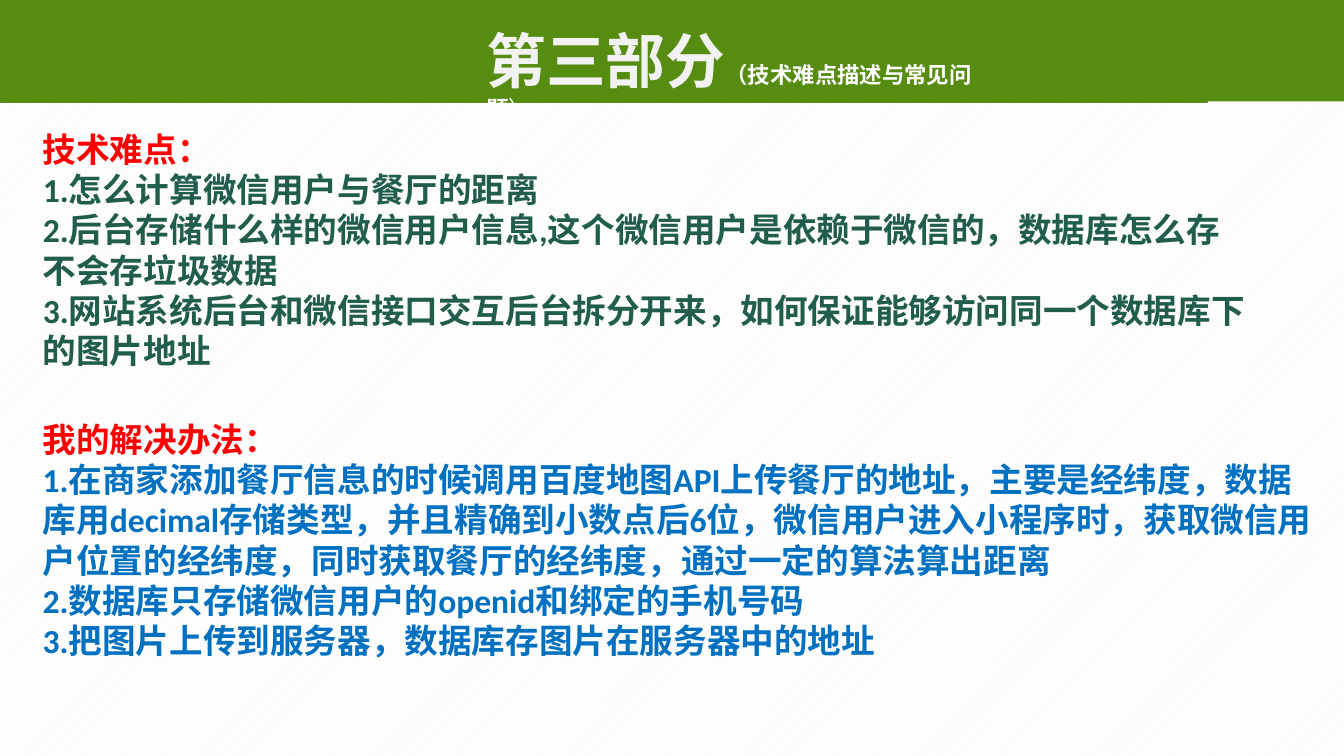
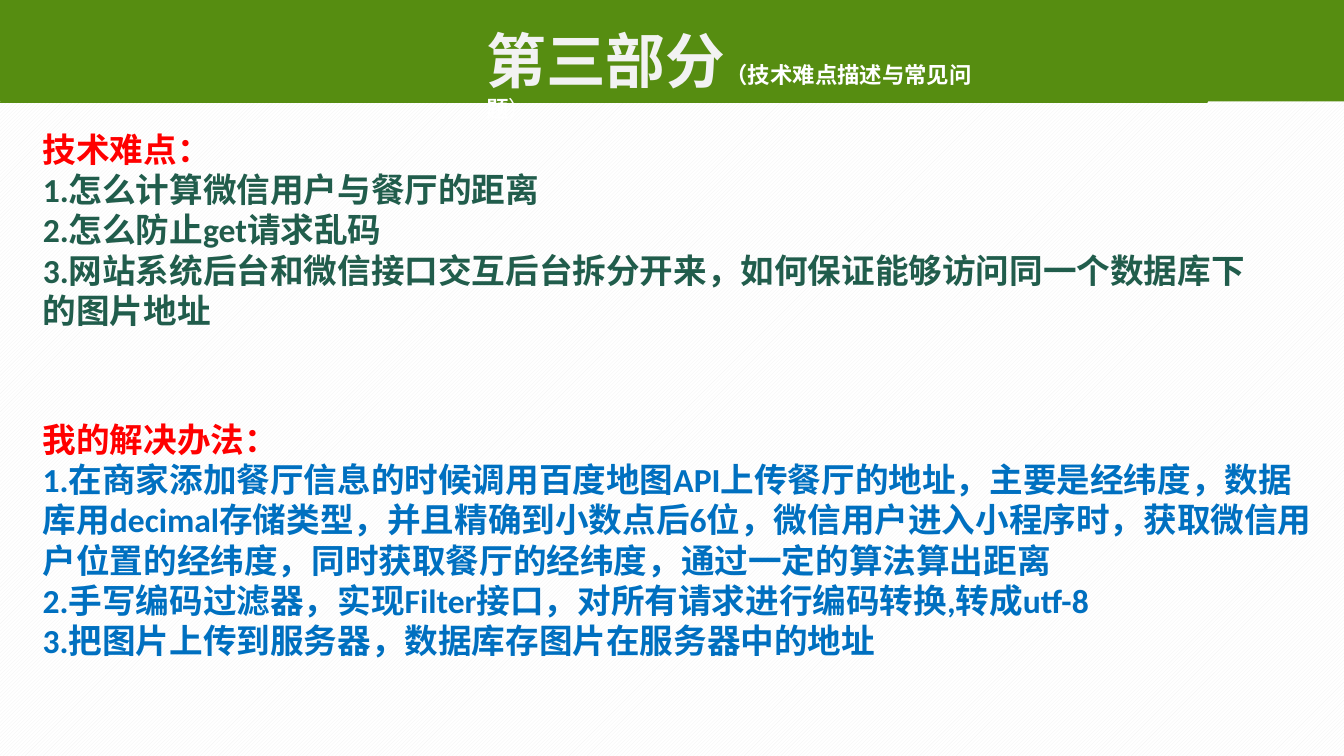
Before and after one commit to ChenChenJH/easyUI, a slide deck: slide 10 of 期末答辩ppt.pptx. Drawn at 1344x756 pixels with LibreOffice and Linux fonts; fonts in the diff are those of the drawing; background and template pictures are left out. Boxes give left, top, right and bottom in pixels: in the first picture for what was removed or moved away, otherwise in the second. Text is boxed around its words. In the diff, an @@ line names an element or a change of style, - is before the commit and + after.

Commit message:
2018/1/17 22:48:00

```diff
--- a/期末答辩ppt.pptx
+++ b/期末答辩ppt.pptx
@@ text at (x1=43, y1=215, x2=382, y2=248): text changed @@
-2.后台存储什么样的微信用户信息,这个微信用户是依赖于微信的，数据库怎么存不会存垃圾数据
+2.怎么防止get请求乱码
@@ text at (x1=43, y1=585, x2=1089, y2=618): text changed @@
-2.数据库只存储微信用户的openid和绑定的手机号码
+2.手写编码过滤器，实现Filter接口，对所有请求进行编码转换,转成utf-8
```
Also in this commit, not shown: 1 other slide changed.
